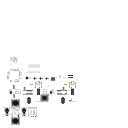
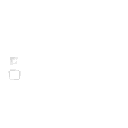
Layer changes from the first 128x128 image to the second:
hid "design", painted on it over bbox(7, 58, 73, 117)
hid "detail", painted on it over bbox(5, 68, 77, 124)
hid "wires" over bbox(30, 84, 67, 85)
added layer "dome" above "base" over bbox(7, 58, 22, 82)
hid "base", painted on it over bbox(3, 58, 77, 125)
